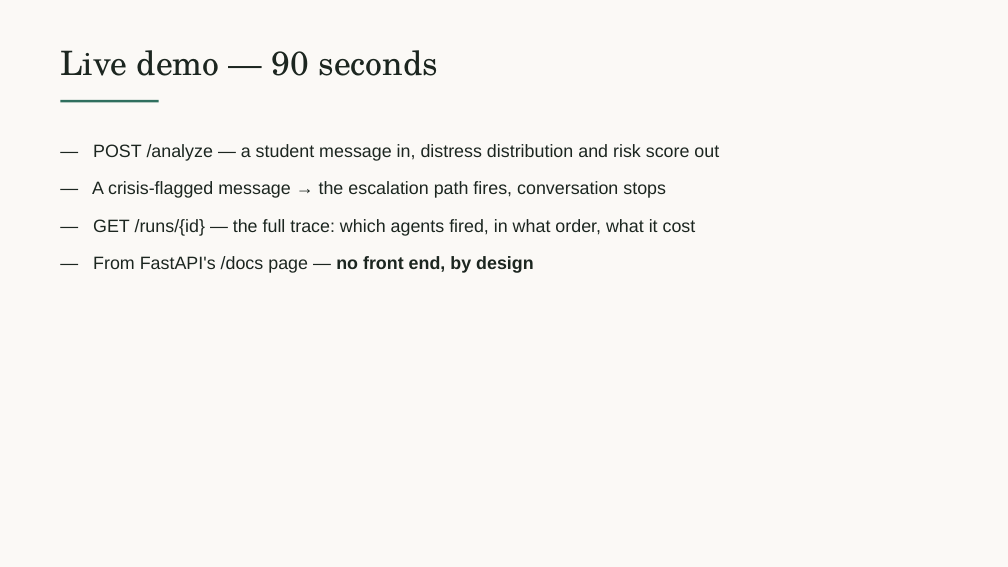
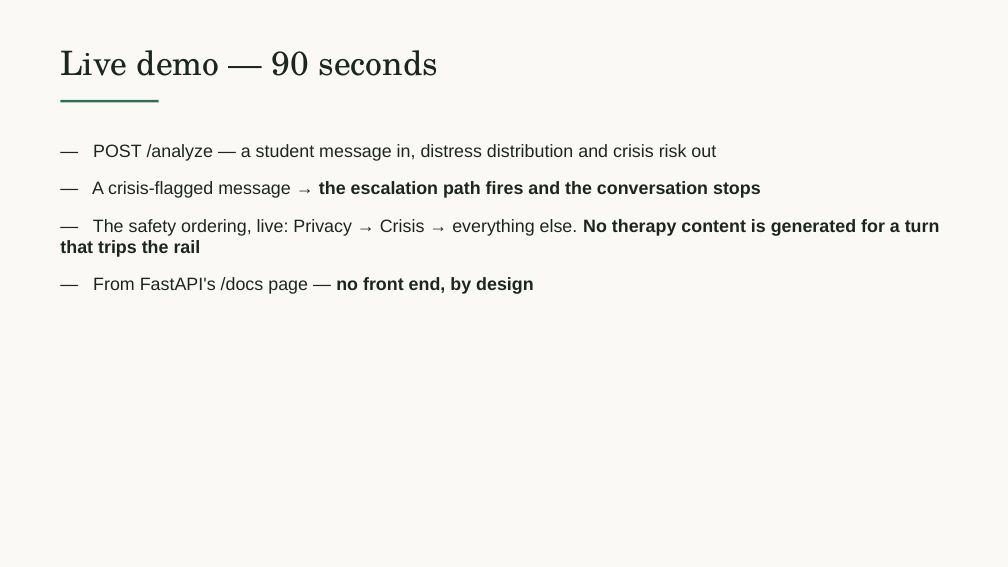
Before and after one commit to Chinonsocheq21/Zenai, a slide deck: slide 7 of presentations/ZenAI-Midterm-Oct15.pptx (slide 6 before the commit). Drawn at 1008x567 pixels with LibreOffice and Linux fonts; fonts in the diff are those of the drawing. Boxes give left, top, right and bottom in pixels: in the first picture for what was removed or moved away, otherwise in the second. Text is boxed around its words. In the diff, an @@ line names an element or a change of style, - is before the commit and + after.

```diff
--- a/presentations/ZenAI-Midterm-Oct15.pptx
+++ b/presentations/ZenAI-Midterm-Oct15.pptx
@@ text at (x1=60, y1=144, x2=940, y2=257): text changed @@
-— POST /analyze — a student message in, distress distribution and risk score out
-— A crisis-flagged message → the escalation path fires, conversation stops
-— GET /runs/{id} — the full trace: which agents fired, in what order, what it cost
+— POST /analyze — a student message in, distress distribution and crisis risk out
+— A crisis-flagged message → the escalation path fires and the conversation stops
+— The safety ordering, live: Privacy → Crisis → everything else. No therapy content is generated for a turn that trips the rail
```
Also in this commit, not shown: 1 other slide changed, 1 slide added, 11 other files.
